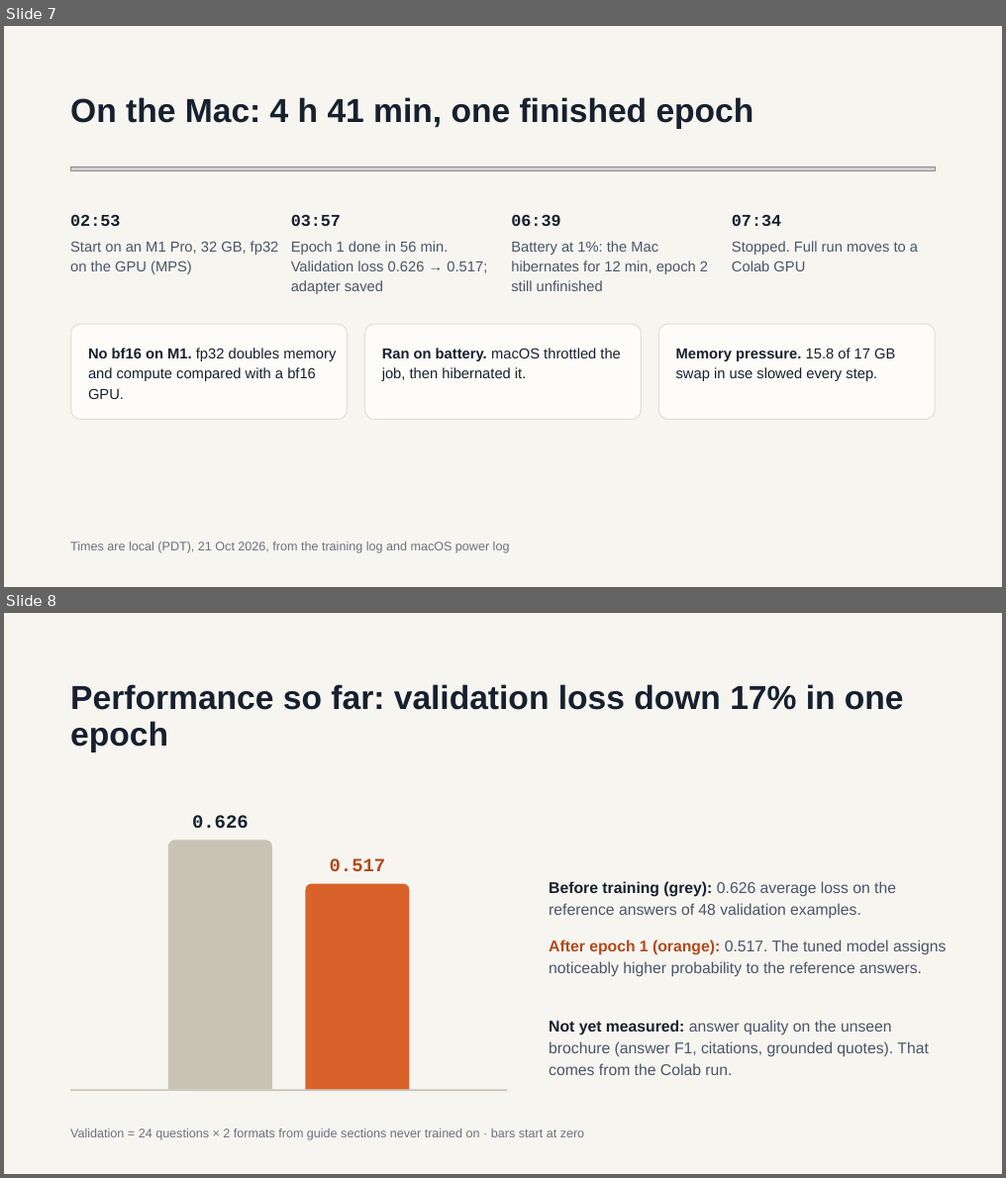
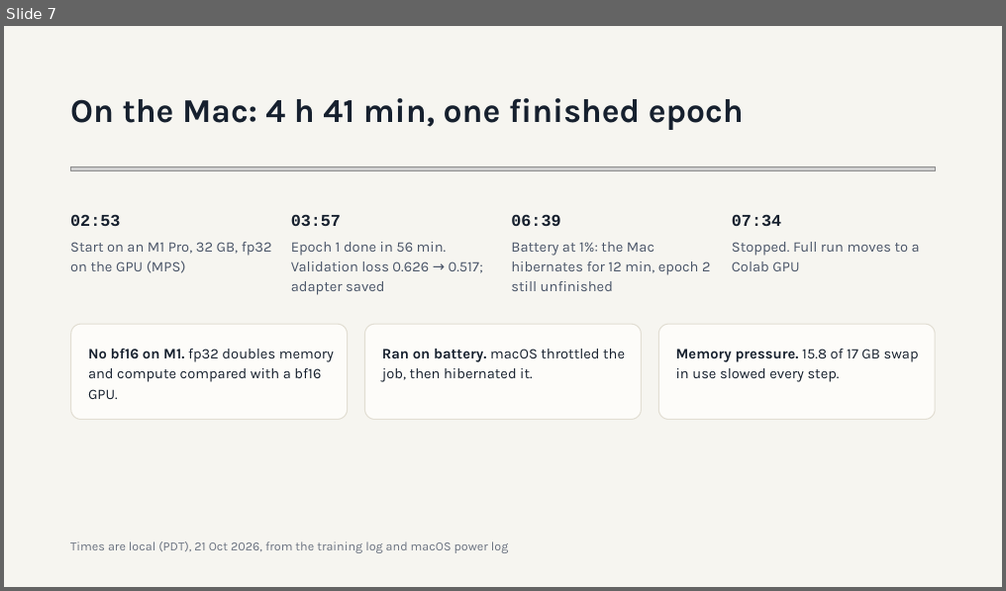
Before and after one commit to dougc333/geha, a slide deck: docs/GEHA Generator LoRA Finetuning.pptx. Shown one above the other, each under a label of ours: slides 7 and 8 before the commit, slide 7 after it. The pictures are 1006x1178 and 1006x591 pixels, drawn with LibreOffice and Linux fonts; fonts in the diff are those of the drawing; grey boxes stand for pictures; background and template pictures are left out. Boxes give left, top, right and bottom in pixels: in the first picture for what was removed or moved away, otherwise in the second. Text is boxed around its words. In the diff, an @@ line names an element or a change of style, - is before the commit and + after.

```diff
--- a/docs/GEHA Generator LoRA Finetuning.pptx
+++ b/docs/GEHA Generator LoRA Finetuning.pptx
@@ slide 8 removed at bbox=[4, 613, 1002, 1174], background #F6F5F0 @@
@@ title removed at bbox=[70, 684, 904, 753] @@
-Performance so far: validation loss down 17% in one epoch
@@ text removed at bbox=[192, 815, 249, 828] @@
-0.626
@@ freeform shape removed at bbox=[168, 840, 272, 1089] @@
@@ text removed at bbox=[330, 859, 386, 871] @@
-0.517
@@ freeform shape removed at bbox=[306, 884, 410, 1090] @@
@@ text removed at bbox=[548, 881, 896, 919] @@
-Before training (grey): 0.626 average loss on the reference answers of 48 validation examples.
@@ text removed at bbox=[548, 940, 945, 977] @@
-After epoch 1 (orange): 0.517. The tuned model assigns noticeably higher probability to the reference answers.
@@ text removed at bbox=[548, 1020, 928, 1075] @@
-Not yet measured: answer quality on the unseen brochure (answer F1, citations, grounded quotes). That comes from the Colab run.
@@ line removed from (70, 1090) to (507, 1090) @@
@@ text removed at bbox=[70, 1129, 584, 1141] @@
-Validation = 24 questions × 2 formats from guide sections never trained on · bars start at zero
@@ slide 7 changed as well @@
@@ font Arial to Karla in 9 elements at bbox=[70, 98, 744, 130], bbox=[70, 242, 272, 274], bbox=[291, 242, 483, 295], bbox=[511, 242, 711, 291], bbox=[732, 242, 920, 272], bbox=[71, 324, 348, 419], bbox=[364, 324, 642, 419], bbox=[659, 324, 936, 419], bbox=[70, 542, 509, 554] @@
```
Also in this commit, not shown: 6 other slides changed, 6 slides added, 2 other slides removed.
